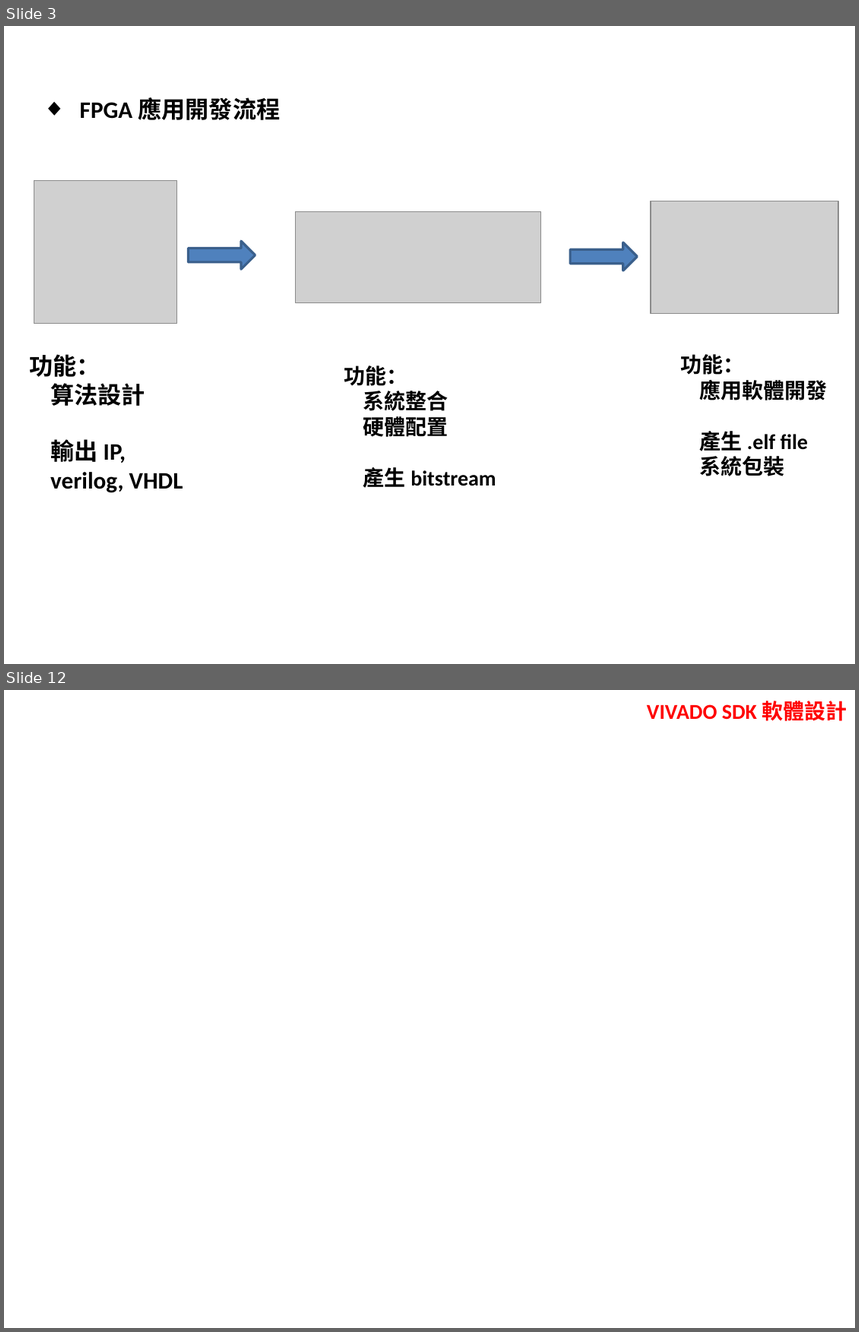
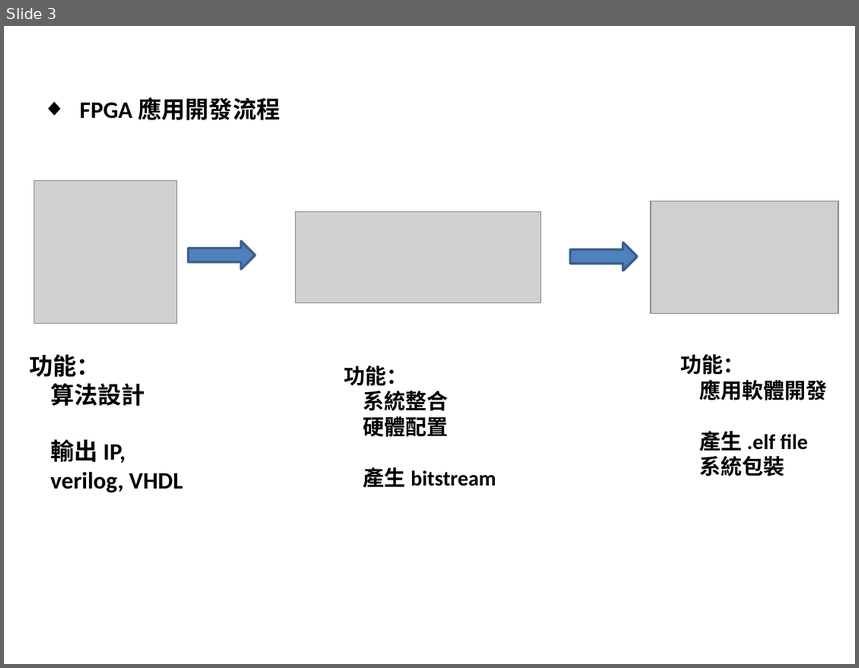
Before and after one commit to duchungk7/FPGA_HLS_ZYNQ7-AXI-Lite, a slide deck: VIVADO HLS Training - AXI Lite slave floating.pptx. Shown one above the other, each under a label of ours: slides 3 and 12 before the commit, slide 3 after it; the slides between them are not shown. The pictures are 859x1332 and 859x668 pixels, drawn with LibreOffice and Linux fonts; fonts in the diff are those of the drawing; grey boxes stand for pictures; background and template pictures are left out. Boxes give left, top, right and bottom in pixels: in the first picture for what was removed or moved away, otherwise in the second. Text is boxed around its words. In the diff, an @@ line names an element or a change of style, - is before the commit and + after.

```diff
--- a/VIVADO HLS Training - AXI Lite slave floating.pptx
+++ b/VIVADO HLS Training - AXI Lite slave floating.pptx
@@ slide 12 removed at [4,690,855,1328], background picture (left out) @@
@@ text removed at [647,701,847,721] @@
-VIVADO SDK 軟體設計
```
Also in this commit, not shown: 20 other slides removed.
